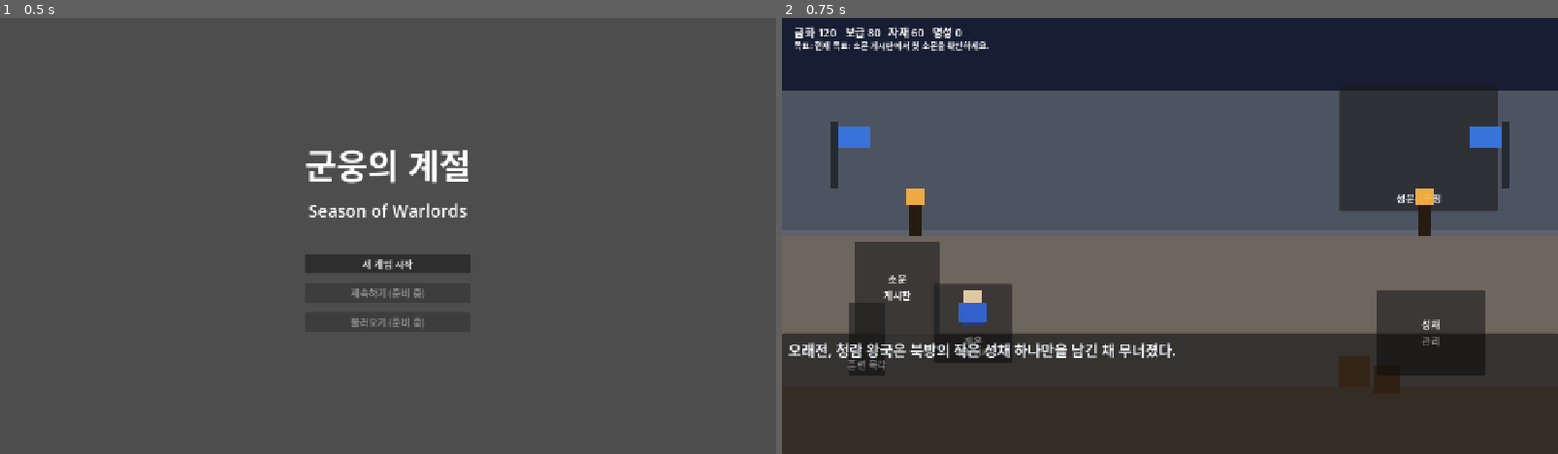
Above: before the commit, frames 1-2 (left to right).
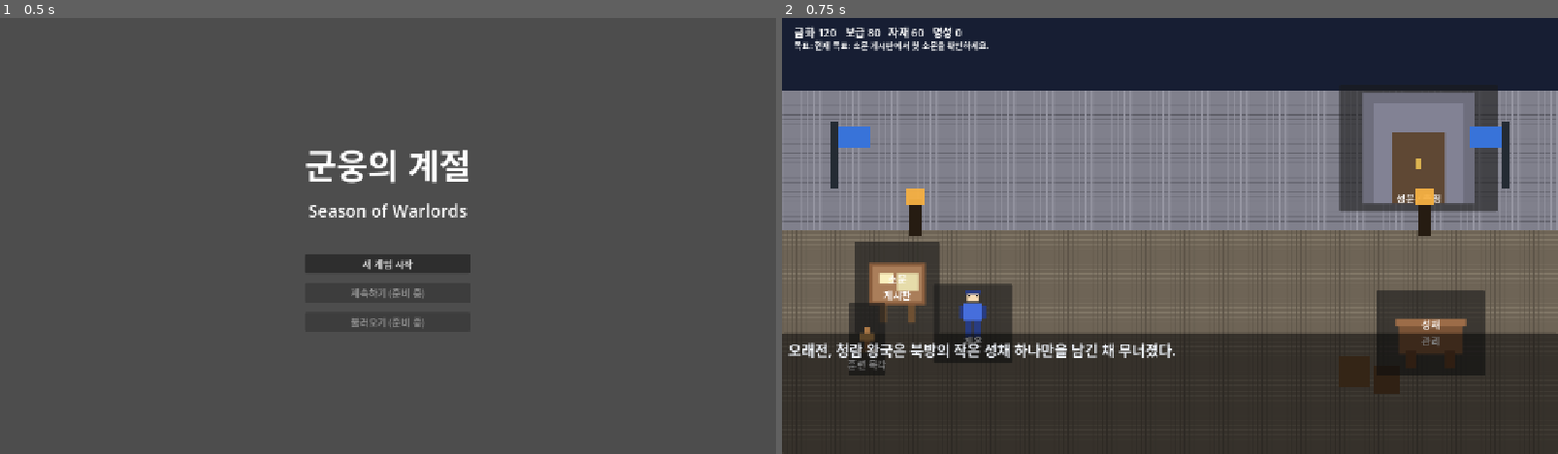
Above: after the commit, the same moments.

Repository: yogitobi31/season-of-warlords
Game: Godot game, scene res://scenes/Title.tscn
Two runs of this game, one before a commit and one after it. Both use one fixed random seed, a clock stepped at 60 frames per second and the inputs below.
Inputs:
- Up to frame 1 (0.5 s): no input
- Up to frame 2 (0.75 s): click "새 게임 시작" at 0.5 s

Frame 1 is identical in both runs. In frame 2, 31% of the frame differs, in the area x 0-100%, y 16-78%.

Commit message:
Add generated temporary CastleHub pixel assets

Diff:
--- a/project.godot
+++ b/project.godot
@@ -1,18 +1,29 @@
 ; Engine configuration file.
-; It's best edited using the editor and not directly.
+; It's best edited using the editor UI and not directly,
+; since the parameters that go here are not all obvious.
+;
+; Format:
+;   [section] ; section goes between []
+;   param=value ; assign values to parameters
 
 config_version=5
 
+[animation]
+
+compatibility/default_parent_skeleton_in_mesh_instance_3d=true
+
 [application]
+
 config/name="Season of Warlords"
 run/main_scene="res://scenes/Title.tscn"
-config/features=PackedStringArray("4.2")
+config/features=PackedStringArray("4.6")
 
 [autoload]
+
 GameState="*res://scripts/GameState.gd"
 
 [display]
+
 window/size/viewport_width=1280
 window/size/viewport_height=720
 window/stretch/mode="canvas_items"
-window/stretch/aspect="keep"
Binary file added: assets/pixel/castlehub/characters/elin_idle.png
Not shown, added: assets/pixel/castlehub/characters/elin_idle.png.import
Binary file added: assets/pixel/castlehub/characters/garon_idle.png
Not shown, added: assets/pixel/castlehub/characters/garon_idle.png.import
Binary file added: assets/pixel/castlehub/characters/leon_idle.png
Not shown, added: assets/pixel/castlehub/characters/leon_idle.png.import
Binary file added: assets/pixel/castlehub/characters/mira_idle.png
Not shown, added: assets/pixel/castlehub/characters/mira_idle.png.import
Binary file added: assets/pixel/castlehub/objects/banner_blue.png
Not shown, added: assets/pixel/castlehub/objects/banner_blue.png.import
Binary file added: assets/pixel/castlehub/objects/castle_gate.png
Not shown, added: assets/pixel/castlehub/objects/castle_gate.png.import
(and 22 more such lines)
